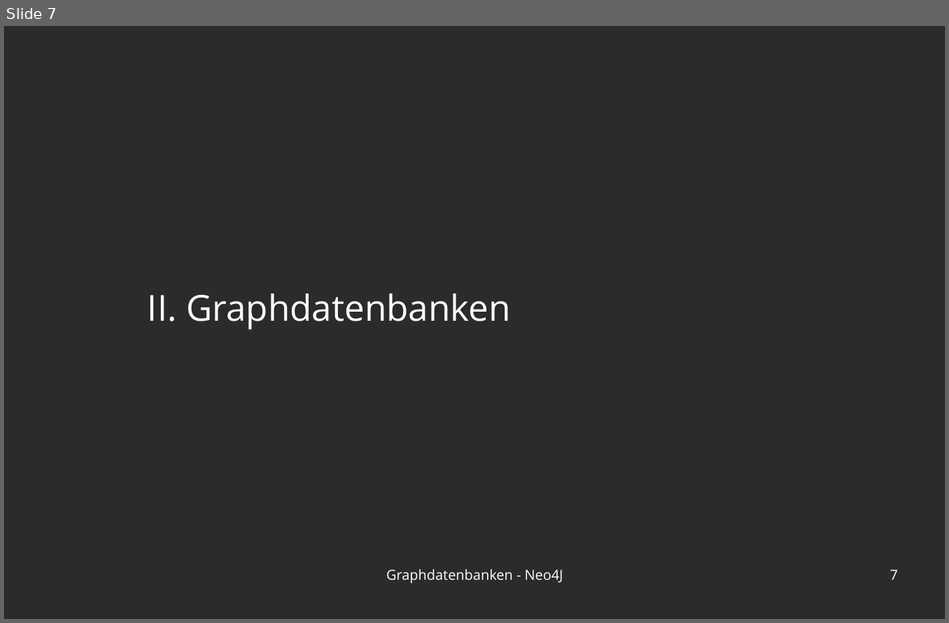
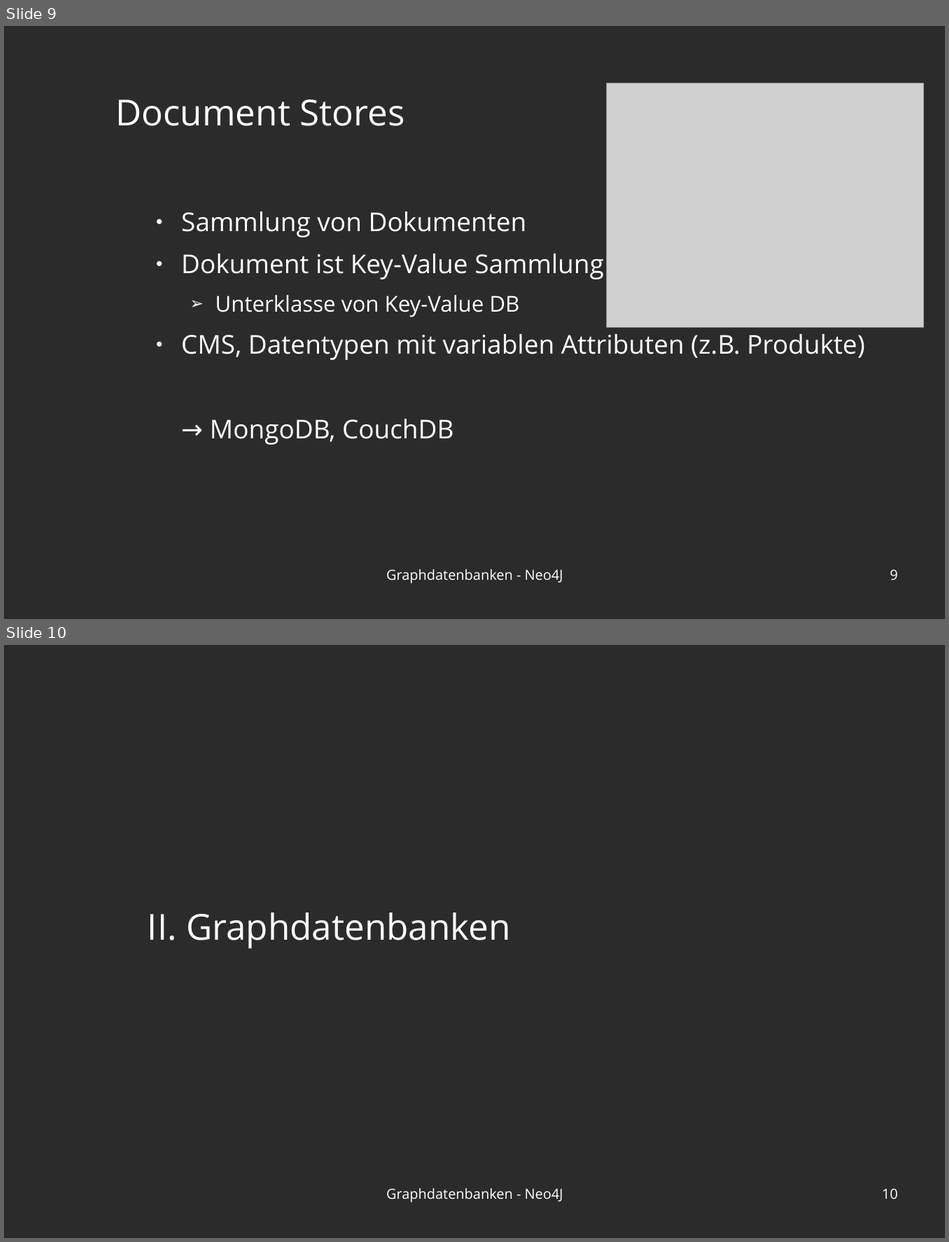
Before and after one commit to blublab/ais, a slide deck: praesi.odp. Shown one above the other, each under a label of ours: slide 7 before the commit, slides 9 and 10 after it. The pictures are 949x623 and 949x1242 pixels, drawn with LibreOffice and Linux fonts; fonts in the diff are those of the drawing; grey boxes stand for pictures; background and template pictures are left out; a plain dark background stands for a picture behind light text. Boxes give left, top, right and bottom in pixels: in the first picture for what was removed or moved away, otherwise in the second. Text is boxed around its words. In the diff, an @@ line names an element or a change of style, - is before the commit and + after.

```diff
--- a/praesi.odp
+++ b/praesi.odp
@@ slide 9 added at (x1=4, y1=26, x2=945, y2=619), background picture (left out) @@
@@ picture added at (x1=606, y1=83, x2=923, y2=327) @@
@@ title added at (x1=115, y1=100, x2=404, y2=126), 36 pt, text #FFFFFF @@
+Document Stores
@@ text added at (x1=181, y1=212, x2=864, y2=445), 26 pt, text #FFFFFF @@
+● Sammlung von Dokumenten
+● Dokument ist Key-Value Sammlung
+  ➢ Unterklasse von Key-Value DB
+● CMS, Datentypen mit variablen Attributen (z.B. Produkte)
+→ MongoDB, CouchDB
@@ text added at (x1=386, y1=569, x2=563, y2=583), 14 pt, text #FFFFFF @@
+Graphdatenbanken - Neo4J
@@ page number added at (x1=890, y1=569, x2=897, y2=580), 14 pt, text #FFFFFF @@
+9
@@ what was slide 7 is now slide 10 @@
@@ page number at (x1=882, y1=1188, x2=898, y2=1199): text changed @@
-7
+10
```
Also in this commit, not shown: 7 slides changed, 13 other slides added, 3 slides removed, 51 other files.
